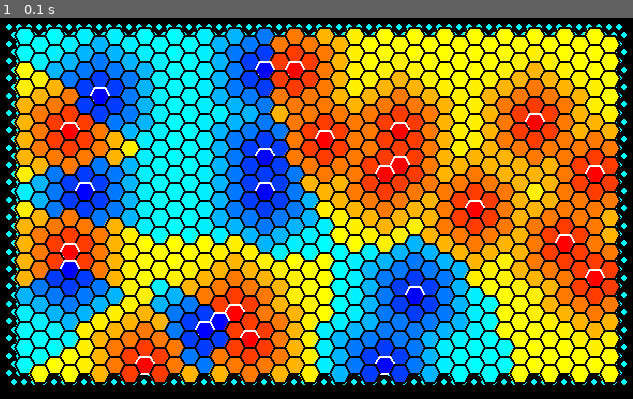
Above: before the commit, frame 1.
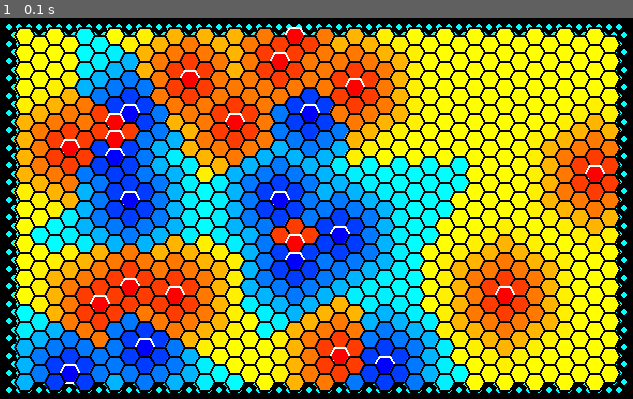
Above: after the commit, the same moment.

Repository: Pineci/slay
Game: pygame game, started from slay/main.py
Same seed, same stepped clock (60 frames per second), same inputs: the game is played once before the commit and once after it.
Inputs:
- Up to frame 1 (0.1 s): no input

The runs differ from the first frame. In frame 1, 56% of the frame differs, in the area x 0-99%, y 2-99%.

Commit message:
Started on rendering and gameplay logic

Diff:
--- /dev/null
+++ b/assets/tileassets/default.json
@@ -0,0 +1,22 @@
+{
+    "team1": [
+        200,
+        100,
+        0
+    ],
+    "team2": [
+        100,
+        200,
+        50
+    ],
+    "team3": [
+        10,
+        50,
+        250
+    ],
+    "edge": [
+        0,
+        0,
+        0
+    ]
+}
--- /dev/null
+++ b/slay/config.py
@@ -0,0 +1,5 @@
+from pathlib import Path
+
+PROJECT_DIR = Path.home().joinpath("Desktop", "Projects", "slay") #Path("~/Desktop/Projects/slay").expanduser()
+ALL_ASSET_DIR = PROJECT_DIR.joinpath("assets")
+TILE_ASSET_DIR = ALL_ASSET_DIR.joinpath("tileassets")
--- a/slay/game.py
+++ b/slay/game.py
@@ -1,3 +1,7 @@
+from map import Map
+from region import Region
+from typing import List
+import numpy as np
 
 class Game:
     '''
@@ -6,5 +10,24 @@
     '''
 
     # TODO: Implement this class
-    def __init__(self, map):
+    def __init__(self, map: Map, num_players: int = 1):
         self.map = map
+        self.num_players = num_players
+        self.initialize_map()
+
+    def initialize_map(self):
+        # Assign tiles to players randomly
+        tile_assignments = np.random.randint(self.num_players, size=len(self.map))
+        for tile, assignment in zip(self.map, tile_assignments):
+            tile.set_team(assignment)
+
+        # Construct regions from map
+        regions = []
+        for tile in self.map:
+            if tile.is_active():
+                covered = any(map(lambda r: r.contains_tile(tile.get_tile_coords()), regions))
+                if not covered:
+                    continuous_tiles = self.map.bfs_find_same_team(tile.get_tile_coords())
+                    new_region = Region(map=self.map, tile_coords=continuous_tiles)
+                    regions.append(new_region)
+        self.regions = regions
--- a/slay/grid.py
+++ b/slay/grid.py
@@ -22,7 +22,7 @@
     def __init__(self, rows: int = 1,
                        cols: int = 1,
                        top_left: Tuple[float, float]=(0, 0),
-                       scale: float = 1):
+                       scale: float = None):
         self.rows = rows
         self.cols = cols
         self.top_left = top_left
@@ -47,7 +47,10 @@
 
     grid = None
 
-    def __init__(self, rows, cols, top_left, scale):
+    def __init__(self, rows: int = 1,
+                       cols: int = 1,
+                       top_left: Tuple[float, float]=(0, 0),
+                       scale: float = None):
         super().__init__(rows=rows, cols=cols, top_left=top_left, scale=scale)
 
         self.grid = self.make_hex_grid(top_left=self.top_left, side_length=self.scale)
@@ -65,3 +68,27 @@
             return i*sin(5*pi/3)*side_length
         return [self.make_horizontal_line((top_left[0]+dx(i), top_left[1]-dy(i)), side_length)
             for i in range(self.rows)]
+
+    @classmethod
+    def scale_from_size(cls, top_left: Tuple[float, float],
+                              rows: int = 1,
+                              cols: int = 1,
+                              width: float = None,
+                              height: float = None) -> float:
+        if not width and not height:
+            raise ValueError("At least one of width, height must not be None!")
+        if width:
+            # Prioritize using width
+            # formula is (cols - 0.5) * scale == width (here 0.5 is just cos(5*pi/3))
+            return width / (cols - 0.5)
+        else:
+            # Otherwise use height
+            # formula is (rows - 1) * sin(5*pi/3)*scale == height
+            return height / ((rows - 1) * sin(5*pi/3))
+
+    def bottom_right_from_scale(cls, top_left: Tuple[float, float],
+                                     rows: int = 1,
+                                     cols: int = 1,
+                                     scale: float = 1) -> Tuple[float, float]:
+        return (top_left[0]+((cols-0.5)*scale if rows > 1 else 0),
+                top_left[1]-(rows-1)*sin(5*pi/3)*scale)
--- a/slay/main.py
+++ b/slay/main.py
@@ -16,7 +16,7 @@
     top_left = (w * 0.1, h * 0.1)
     side_length = 10
 
-    hex_rows, hex_cols = 40, 20
+    hex_rows, hex_cols = 41, 20
     rows, cols = hex_rows+2, 3*hex_cols + 2
 
     pygame.init()
@@ -50,7 +50,7 @@
                         color = (255, min(60*hexObject.priority, 255), 0)
                     else:
                         color = (0, min(60*hexObject.priority, 255), 255)
-                    hexagon, center = hexObject.get_hexagon(hex_grid)
+                    hexagon, center = hexObject.get_shape(hex_grid)
                     pygame.draw.polygon(root, color, hexagon, 0)
                     pygame.draw.polygon(root, edge_color, hexagon, 2)
                     #pygame.draw.circle(root, fg_color, center, radius, 0)
--- a/slay/map.py
+++ b/slay/map.py
@@ -1,4 +1,4 @@
-from typing import Tuple
+from typing import Tuple, List
 from tile import Tile, TileType
 import numpy as np
 from queue import PriorityQueue
@@ -22,7 +22,6 @@
         self.tile_type = tile_type
 
     def make_map(self) -> None:
-        #TODO: Make sure these points don't repeat
 
         # Generate list of all possible points (indexed by (row, col)) in the grid
         rows, cols = np.meshgrid(np.arange(self.size[0]), np.arange(self.size[1]))
@@ -50,35 +49,30 @@
             i, j = point
             self.map_tiles[i][j].set_activity(False)
 
-        # DEBUG
-        for i in range(self.size[0]):
-            for j in range(self.size[1]):
-                self.map_tiles[i][j].priority = 0
-
         # Set up priority queue for breadth-first expansion of land and sea points
         reached = [[False for j in np.arange(self.size[1])] for i in np.arange(self.size[0])]
         q = PriorityQueue()
         counter = 0
-        #np.random.shuffle(selected_points)
+        np.random.shuffle(selected_points)
         for point in selected_points:
             i,j = point
             q.put((0, counter, self.map_tiles[i][j]))
             counter += 1
+            # TODO: remove this line
+            self.map_tiles[i][j].priority = 0
             reached[i][j] = True
 
 
         while not q.empty():
             priority, order, tile = q.get()
-            #print((priority, order))
             neighbor_coords = tile.get_neighbors_coords()
-            #print(neighbor_coords)
             neighbor_coords = list(np.random.permutation(neighbor_coords))
-            #print(neighbor_coords)
             for coord in neighbor_coords:
                 i, j = coord
                 if self.in_range(coord) and not reached[i][j]:
                     reached[i][j] = True
                     self.map_tiles[i][j].set_activity(tile.is_active())
+                    # TODO: remove this line
                     self.map_tiles[i][j].priority = priority+1
                     q.put((priority+1, counter, self.map_tiles[i][j]))
                     counter += 1
@@ -86,6 +80,52 @@
     def get_tile(self, coord : Tuple[int, int]) -> Tile:
         row, col = coord
         return self.map_tiles[row][col]
+
+    def __iter__(self):
+        self.iter_i = 0
+        self.iter_j = 0
+        return self
+
+    def __next__(self):
+        i, j = self.iter_i, self.iter_j
+        if self.iter_i >= self.size[0]:
+            if self.iter_j >= self.size[1]:
+                raise StopIteration
+            else:
+                self.iter_j += 1
+                self.iter_i = 0
+        else:
+            self.iter_i += 1
+        return self.get_tile((i, j))
+
+    def __len__(self):
+        return self.size[0] * self.size[1]
+
+    def bfs_find_same_team(self, start_coord: Tuple[int, int]) -> List[Tuple[int, int]]:
+        if not self.in_range(start_coord):
+            return []
+
+        # Set up priority queue
+        reached = [[False for j in np.arange(self.size[1])] for i in np.arange(self.size[0])]
+        counter = 0
+
+        q = PriorityQueue()
+        q.put((0, counter, self.get_tile(start_coord)))
+        reached[start_coord[i]][start_coord[j]] = True
+        same_tiles = [start_coord]
+        team = self.get_tile(start_coord).get_team()
+
+        while not q.empty():
+            priority, _, tile = q.get()
+            neighbor_coords = tile.get_neighbors_coords()
+            for coord in neighbor_coords:
+                i, j = coord
+                if self.in_range(coord) and not reached[i][j] and tile.get_team() == team:
+                    reached[i][j] = True
+                    same_tiles.append(coord)
+                    q.put((priority+1, counter, self.get_tile(coord)))
+                    counter += 1
+        return same_tiles
 
     def save_map(self):
         pass
--- a/slay/region.py
+++ b/slay/region.py
@@ -1,51 +1,61 @@
 from tile import Tile
-from typing import List
+from typing import List, Tuple
 from pieces import Piece
+from map import Map
 from queue import PriorityQueue
 
 class Region:
     '''
-    A region is a contiguous part of the playboard, i.e. connected tiles all of the same type
+    A region is a contiguous part of the playboard, i.e. connected tiles all of the same type.
+    Essentially, it is a subset of the map with additionl information to keep track of the game pieces and rules
     '''
 
-    def __init__(self, balance: int=0, tiles: List[Tile] = [], pieces: List[Piece] = []):
-        self.balance = balance
-        self.tiles = tiles
-        self.pieces = pieces
+    # TODO: Change this class so that the tiles of a region are just represented by their coordinates,
+    #       access actual hexagons through a map class
+    def __init__(self, map: Map=None, tile_coords: List[Tuple[int, int]] = [], initialize: bool=True):
+        self.map = map
+        self.tile_coords = tile_coords
+        self.pieces = []
 
-        self.coord_to_tile_map = {tile.get_tile_coords(): tile for tile in self.tiles}
+        if initialize:
+            self.initialize_region()
 
-    def add_tile(self, tile: 'Tile'):
-        if tile not in self.tiles:
-            self.tiles.append(tile)
-            self.coord_to_tile_map[tile.get_tile_coords()] = tile
+    def add_tile(self, tile_coord: Tuple[int, int]) -> None:
+        if not self.contains_tile(tile_coord):
+            self.tile_coords.append(tile_coord)
 
-    def remove_tile(self, tile: 'Tile'):
-        if tile in self.tiles:
-            self.tiles.remove(tile)
-            del self.coord_to_tile_map[tile.get_tile_coords()]
+    def remove_tile(self, tile_coord: Tuple[int, int]) -> None:
+        if self.contains_tile(tile_coord):
+            self.tile_coords.remove(tile_coord)
+
+    def contains_tile(self, tile_coord: Tuple[int, int]) -> bool:
+        return tile_coord in self.tile_coords
+
+    # TODO: Need to implement this, i.e. set balances etc.
+    def initialize_region(self):
+        pass
 
     # TODO: Implement this function properly so it maintains invariances
     def merge_regions(self, other: 'Region'):
-        ...
+        pass
 
     def check_valid_region(self) -> bool:
         return self.check_tile_same_team() and self.check_tile_connectivity() and self.check_piece_containment()
 
     def check_tile_connectivity(self) -> bool:
         if len(self.tiles > 1):
-            tile_coords = list(map(lambda tile: tile.get_tile_coords(), self.tiles))
-            reached = {coord: False for coord in tile_coords}
+            reached = {coord: False for coord in self.tile_coords}
             queue = PriorityQueue()
-            queue.put((0, self.tiles[0]))
+            queue.put((0, self.tile_coords[0]))
             while queue.not_empty():
-                priority, tile = queue.get()
+                priority, tile_coord = queue.get()
+                tile = self.map.get_tile(tile_coord)
                 neighbor_coords = tile.get_neighbors_coords()
                 for coord in neighbor_coords:
-                    if coord in tile_coords:
+                    if coord in self.tile_coords:
                         reached[coord] = True
-                        queue.put((priority+1, self.coord_to_tile_map[coord]))
-            for coord in tile_coords:
+                        queue.put((priority+1, coord))
+            for coord in self.tile_coords:
                 if not reached[coord]:
                     return False
         return True
--- /dev/null
+++ b/slay/render.py
@@ -0,0 +1,73 @@
+from typing import Tuple
+from tile import TileType, Tile
+from grid import HexGrid, Grid
+from config import TILE_ASSET_DIR
+import pygame
+import json
+
+class TileAsset:
+
+    def __init__(self, file="default.json", asset_json: dict=None, save: bool=False, load: bool=True):
+        self.file_path = TILE_ASSET_DIR.joinpath(file)
+        self.asset_json = asset_json
+
+        if save:
+            self.save_asset(asset_json)
+        else:
+            self.load_asset()
+
+    def save_asset(self, asset_json: dict) -> None:
+        # TODO: Add checker to make sure only valid keys are in the dictionary,
+        #       e.g. "team1", "team2", etc.
+        with open(self.file_path, 'w', encoding='utf-8') as f:
+            json.dump(asset_json, f, ensure_ascii=False, indent=4)
+
+    def load_asset(self):
+        with open(self.file_path, 'r') as f:
+            self.asset_json = json.load(f)
+
+    def get_team_color(self, team: int) -> Tuple[int, int, int]:
+        key = f"team{team}"
+        if key not in self.asset_json.keys():
+            raise ValueError(f"No tile asset exists for requested team {team}!")
+        else:
+            val = self.asset_json[f"team{team}"]
+            return tuple(val)
+
+    def get_edge_color(self) -> Tuple[int, int, int]:
+        return self.asset_json["edge"]
+
+class Render:
+
+    def __init__(self, screen_size: Tuple[int, int]):
+        self.screen_size = screen_size
+        self.x_margin = 0.1
+
+        self.grid = self.make_grid()
+
+    def initialize_pygame(self) -> None:
+        pygame.init()
+        self.display = pygame.display.set_mode(self.screen_size)
+
+    def make_grid(self, tile_size: Tuple[int, int], tile_type: TileType) -> Grid:
+        tile_rows, tile_cols = tile_size
+        if tile_type == TileType.HEXAGON:
+            rows, cols = tile_rows+2, 3*tile_cols+2
+            scale = HexGrid.scale_from_size(top_left=(0, 0), rows=rows, cols=cols,
+                                            width=self.screen_size[0]-2*self.x_margin)
+            width, height = HexGrid.bottom_right_from_scale(top_left=(0, 0), rows=rows,
+                                                            cols=cols, scale=scale)
+            top_left = (self.screen_size[0]/2 - width/2, self.screen_size[1]/2 - height/2)
+            return HexGrid(rows=rows, cols=cols, top_left=top_left, scale=scale)
+
+    def draw_grid(self, grid_color: Tuple[int, int, int], radius: int=3):
+        for row in self.grid.grid:
+            for point in row:
+                pygame.draw.circle(self.display, grid_color, point, radius, 0)
+
+    def draw_tile(self, tile: Tile, tile_asset: TileAsset, edge_thickness=2) -> None:
+        if tile.is_active():
+            shape, center = tile.get_shape(self.grid)
+            team = tile.get_team()
+            pygame.draw.polygon(self.display, tile_asset.get_team_color(team), shape, 0)
+            pygame.draw.polygon(self.display, tile_asset.get_edge_color(), shape, edge_thickness)
--- a/slay/tile.py
+++ b/slay/tile.py
@@ -35,6 +35,17 @@
 
     def set_activity(self, active: bool=True) -> None:
         self.active = active
+
+    def set_team(self, team: int=-1) -> None:
+        if self.is_active():
+            self.team = team
+        else:
+            self.team = -1
+    def get_team(self) -> int:
+        return self.team
+
+    def get_shape(self, grid):
+        return self.get_shape_from_grid(grid, self.get_grid_coords(), use_grid=True)
 
     def is_neighbor(self, tile: 'Tile') -> bool:
         return tile.get_tile_coords() in self.get_neighbors_coords()
@@ -85,6 +96,3 @@
         else:
             relative_coords = [(-2, 0), (-1, 1), (1, 1), (2, 0), (1, 0), (-1, 0)]
         return list(map(lambda c: (c[0] + self.tile_coords[0], c[1] + self.tile_coords[1]), relative_coords))
-
-    def get_hexagon(self, hex_grid):
-        return self.get_shape_from_grid(hex_grid, self.get_grid_coords(), use_grid=True)
Not shown, added: .gitignore
